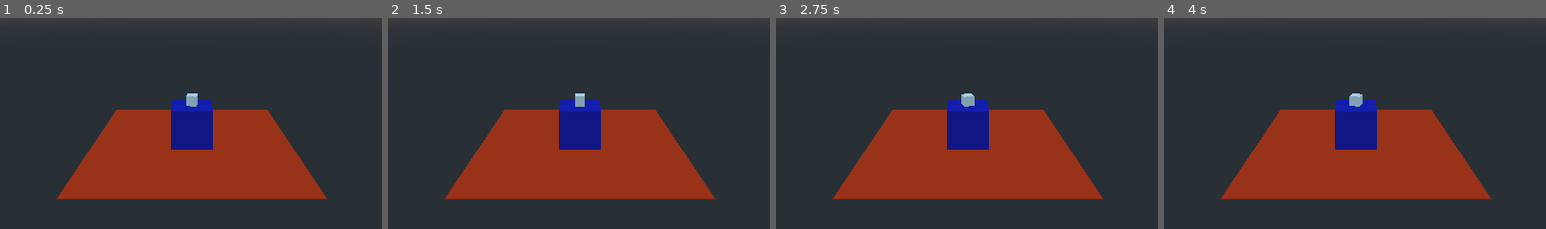
Above: before the commit, frames 1-4 (left to right).
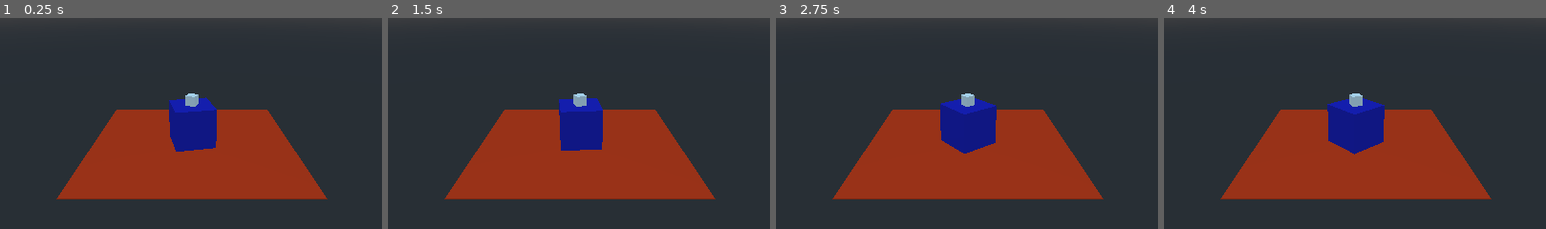
Above: after the commit, the same moments.

Repository: mkanar98/quadcopter
Game: Godot game, scene res://Main.tscn
Same seed, same stepped clock (60 frames per second), same inputs: the game is played once before the commit and once after it.
Inputs:
- Up to frame 1 (0.25 s): no input
- Up to frame 2 (1.5 s): tap Enter at 1.25 s
- Up to frame 3 (2.75 s): no input
- Up to frame 4 (4 s): no input
The pictures show only the part of the screen within x 25-75%, y 24-74%; the shares and areas given below are measured in that part.

The runs differ from the first frame. In frame 1, 0.4% of the frame differs, in the area x 44-57%, y 35-64%; in frame 2, 0.3%; in frame 3, 0.9%; in frame 4, 1.0%, in the area x 42-58%, y 36-65%.

Commit message:
update torque

Diff:
--- a/quadcopter_project/PropellerBox.gd
+++ b/quadcopter_project/PropellerBox.gd
@@ -11,8 +11,8 @@
 func _ready():
 	pass # Replace with function body.
 
-var factor = 0.04
-var f_up = factor*GlobalRigidBody.f0
+var factor = 0.002
+var f_up = GlobalRigidBody.f0
 
 
 
@@ -24,15 +24,16 @@
 	set_friction(0)
 	set_linear_damp(0)
 	set_angular_damp(0)
+
 	var force = factor*get_angular_velocity() # y is up
 	var offset = Vector3(0,0,0) # for now just apply force to center - but later we can make this work for each propellor position
 	add_force(force, offset)
 	print(get_angular_velocity())
-	#set_angular_velocity(Vector3(0,0,0))
+
 	var current_time = OS.get_ticks_msec()/1000
 	if current_time < 10:
 		add_torque(Vector3(0,f_up,0))
-		print(force)
+	#	print(force)
 	else:
 		add_torque(Vector3(0,0,0))
 
--- a/quadcopter_project/RigidBody.gd
+++ b/quadcopter_project/RigidBody.gd
@@ -27,6 +27,12 @@
 	set_angular_damp(0)
 	#var force = Vector3(0,f0,0) # y is up
 	#var offset = Vector3(0,0,0) # for now just apply force to center - but later we can make this work for each propellor position
+	var current_time = OS.get_ticks_msec()/1000
+	if current_time < 10:
+		add_torque(Vector3(0,f0,0))
+
+	else:
+		add_torque(Vector3(0,0,0))
 
 	#add_force(force, offset)
 	#apply_torque_impulse(Vector3(0,-f0,0))
